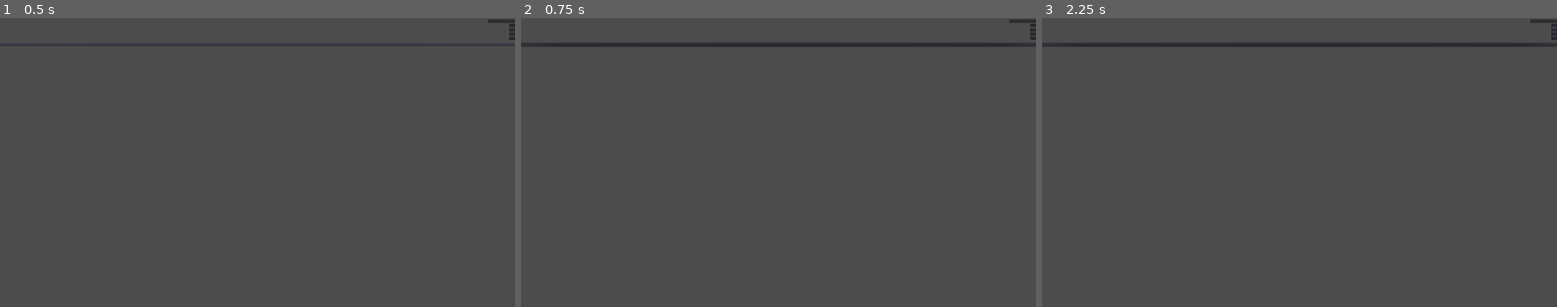
Above: before the commit, frames 1-3 (left to right).
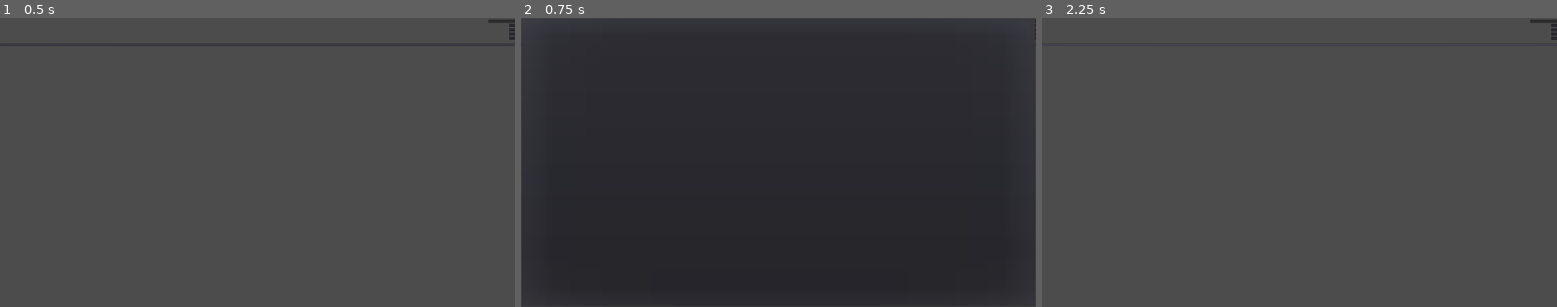
Above: after the commit, the same moments.

Repository: nicemicro/nice_tournament
Game: Godot game, scene res://subscenes/tournament/dual_tourney_edit.tscn
Two runs of this game, one before a commit and one after it. Both use one fixed random seed, a clock stepped at 60 frames per second and the inputs below. This scene is started directly instead of the project's main scene.
Inputs:
- Up to frame 1 (0.5 s): no input
- Up to frame 2 (0.75 s): click "Add map" at 0.5 s
- Up to frame 3 (2.25 s): click "Add map" at 1.25 s; click "Add map" at 2 s

Frame 1 is identical in both runs. In frame 2, 95% of the frame differs, in the area x 0-100%, y 0-100%; in frame 3, 0.8%.
Error in both runs: Invalid get index 'output' (on base: 'Nil'). (res://subscenes/tournament/dual_tourney_edit.gd:23)

Commit message:
Single elimination added

Diff:
--- a/source/project.godot
+++ b/source/project.godot
@@ -13,6 +13,11 @@
 "class": "DualTourneyRound",
 "language": "GDScript",
 "path": "res://resources/dual_tourney_group.gd"
+}, {
+"base": "RoundResource",
+"class": "EliminationRound",
+"language": "GDScript",
+"path": "res://resources/elimination.gd"
 }, {
 "base": "RoundResource",
 "class": "GroupRound",
@@ -41,6 +46,7 @@
 } ]
 _global_script_class_icons={
 "DualTourneyRound": "",
+"EliminationRound": "",
 "GroupRound": "",
 "MapResource": "",
 "PlayerResource": "",
--- /dev/null
+++ b/source/resources/elimination.gd
@@ -0,0 +1,36 @@
+extends RoundResource
+class_name EliminationRound
+
+var pairNum: int = 2 setget setPairNum, getPairNum
+var neededWins: int = 3 setget setWins, getWins
+
+func _init() -> void:
+	virtualInputMult = 0
+
+func getOutput() -> int:
+	return pairNum * 2
+
+func setOutput(newOutput: int) -> void:
+	fail(newOutput)
+
+func getInput() -> int:
+	return pairNum * 2
+
+func setInput(newInput: int) -> void:
+	fail(newInput)
+
+func setPairNum(newNum: int) -> void:
+	if newNum < 1:
+		return
+	pairNum = newNum
+
+func getPairNum() -> int:
+	return pairNum
+
+func setWins(newNum: int) -> void:
+	if newNum < 1:
+		return
+	neededWins = newNum
+
+func getWins() -> int:
+	return neededWins
--- /dev/null
+++ b/source/resources/elimination.tres
@@ -0,0 +1,6 @@
+[gd_resource type="Resource" load_steps=2 format=2]
+
+[ext_resource path="res://resources/elimination.gd" type="Script" id=1]
+
+[resource]
+script = ExtResource( 1 )
--- a/source/subscenes/tournament/dual_tourney_edit.tscn
+++ b/source/subscenes/tournament/dual_tourney_edit.tscn
@@ -4,7 +4,7 @@
 [ext_resource path="res://subscenes/tournament/round_edit_base.tscn" type="PackedScene" id=2]
 [ext_resource path="res://subscenes/tournament/dual_tourney_edit.gd" type="Script" id=3]
 
-[node name="GroupEdit" instance=ExtResource( 2 )]
+[node name="DualTourneyEdit" instance=ExtResource( 2 )]
 script = ExtResource( 3 )
 
 [node name="Label" parent="." index="0"]
--- /dev/null
+++ b/source/subscenes/tournament/elimination_edit.gd
@@ -0,0 +1,31 @@
+extends "res://subscenes/tournament/round_edit_base.gd"
+
+onready var pairNumInput: LineEdit = $PairNum/PairNumInput
+onready var neededWins: LineEdit = $NeededWins/WinInput
+
+func _ready():
+	._ready()
+	playerNumberChange()
+
+func attachResource(newRoundRes: RoundResource) -> void:
+	if not newRoundRes is EliminationRound:
+		assert(false, "This UI is for elimination rounds only.")
+		return
+	.attachResource(newRoundRes)
+
+func _on_PairNumInput_text_changed(new_text):
+	if str(int(new_text)) != new_text:
+		pairNumInput.text = ""
+		roundRes.pairNum = 1
+	else:
+		roundRes.pairNum = int(new_text)
+		pairNumInput.text = str(roundRes.pairNum)
+	playerNumberChange()
+
+func _on_WinInput_text_changed(new_text):
+	if str(int(new_text)) != new_text:
+		neededWins.text = ""
+		roundRes.neededWins = 1
+		return
+	roundRes.neededWins = int(new_text)
+	neededWins.text = str(roundRes.neededWins)
--- /dev/null
+++ b/source/subscenes/tournament/elimination_edit.tscn
@@ -0,0 +1,59 @@
+[gd_scene load_steps=4 format=2]
+
+[ext_resource path="res://fonts/default_theme.tres" type="Theme" id=1]
+[ext_resource path="res://subscenes/tournament/elimination_edit.gd" type="Script" id=2]
+[ext_resource path="res://subscenes/tournament/round_edit_base.tscn" type="PackedScene" id=3]
+
+[node name="EliminationEdit" instance=ExtResource( 3 )]
+script = ExtResource( 2 )
+
+[node name="PairNum" type="HBoxContainer" parent="." index="2"]
+margin_top = 90.0
+margin_right = 1920.0
+margin_bottom = 136.0
+
+[node name="Label" type="Label" parent="PairNum" index="0"]
+margin_top = 5.0
+margin_right = 1798.0
+margin_bottom = 41.0
+size_flags_horizontal = 3
+theme = ExtResource( 1 )
+text = "Number of groups:"
+
+[node name="PairNumInput" type="LineEdit" parent="PairNum" index="1"]
+margin_left = 1802.0
+margin_right = 1920.0
+margin_bottom = 46.0
+theme = ExtResource( 1 )
+text = "2"
+max_length = 1
+placeholder_text = "1"
+
+[node name="NeededWins" type="HBoxContainer" parent="." index="3"]
+margin_top = 140.0
+margin_right = 1920.0
+margin_bottom = 186.0
+
+[node name="Label" type="Label" parent="NeededWins" index="0"]
+margin_top = 5.0
+margin_right = 1798.0
+margin_bottom = 41.0
+size_flags_horizontal = 3
+theme = ExtResource( 1 )
+text = "Wins needed for a 1v1:"
+
+[node name="WinInput" type="LineEdit" parent="NeededWins" index="1"]
+margin_left = 1802.0
+margin_right = 1920.0
+margin_bottom = 46.0
+theme = ExtResource( 1 )
+text = "2"
+max_length = 1
+placeholder_text = "1"
+
+[node name="MapPoolEditor" parent="." index="4"]
+margin_top = 190.0
+margin_bottom = 276.0
+
+[connection signal="text_changed" from="PairNum/PairNumInput" to="." method="_on_PairNumInput_text_changed"]
+[connection signal="text_changed" from="NeededWins/WinInput" to="." method="_on_WinInput_text_changed"]
--- a/source/subscenes/tournament/map_pool_editor.tscn
+++ b/source/subscenes/tournament/map_pool_editor.tscn
@@ -30,9 +30,8 @@
 text = "Add map"
 
 [node name="AvailableMaps" type="PopupMenu" parent="."]
-margin_top = 90.0
-margin_right = 1920.0
-margin_bottom = 110.0
+anchor_right = 1.0
+anchor_bottom = 1.0
 theme = ExtResource( 1 )
 
 [connection signal="pressed" from="MapChoice" to="." method="_on_MapChoice_pressed"]
--- a/source/subscenes/tournament/tournament_editor.gd
+++ b/source/subscenes/tournament/tournament_editor.gd
@@ -11,6 +11,7 @@
 const seedScenePath: String = "res://subscenes/tournament/seeded_players.tscn"
 const GroupEditScenePath: String = "res://subscenes/tournament/group_edit.tscn"
 const DualTourneyEditScenePath: String = "res://subscenes/tournament/dual_tourney_edit.tscn"
+const EliminationEditScenePath: String = "res://subscenes/tournament/elimination_edit.tscn"
 
 signal backPressed
 
@@ -44,6 +45,9 @@
 		2:
 			roundRes = DualTourneyRound.new()
 			scenePath = DualTourneyEditScenePath
+		3:
+			roundRes = EliminationRound.new()
+			scenePath = EliminationEditScenePath
 	Tournament.addRound(roundRes, selectedLevel)
 	addNewRound(roundRes, scenePath)
 	if len(levelContainers) - 1 == selectedLevel:
